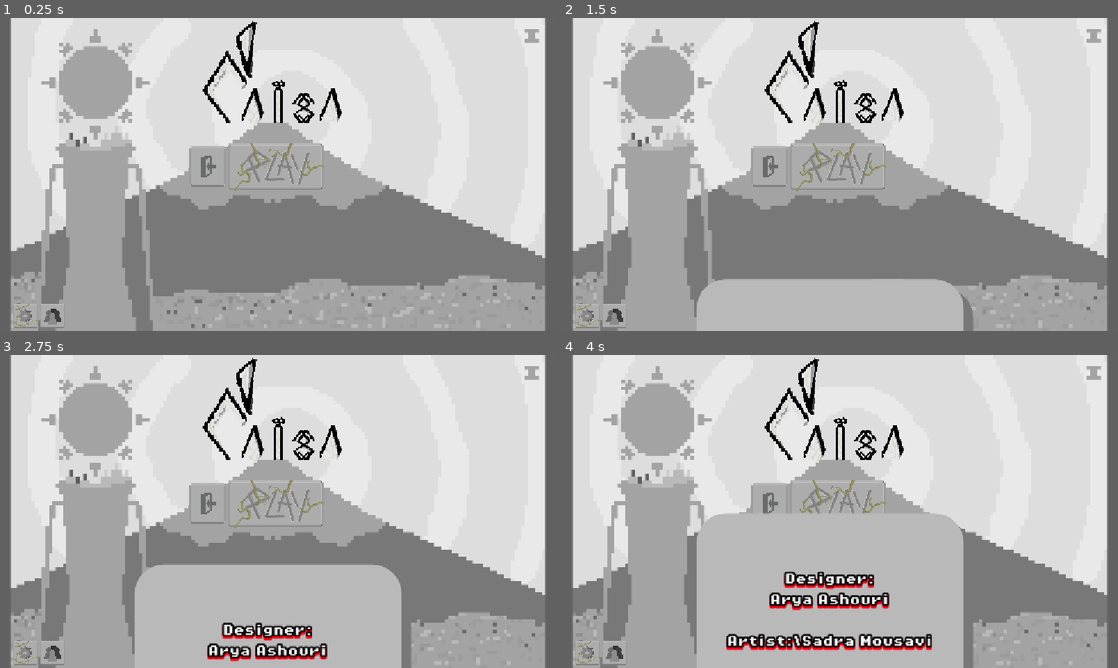
Above: before the commit, frames 1-4 (two rows, left to right).
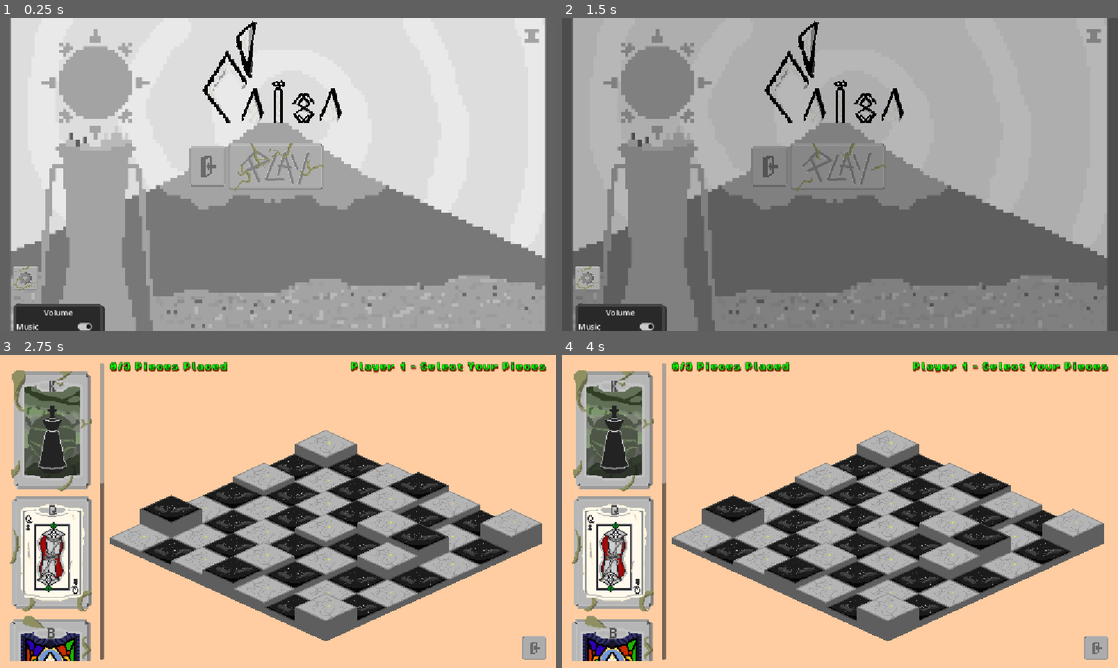
Above: after the commit, the same moments.

Repository: Caiisa-Games/caiisa
Game: Godot game, scene res://scenes/main_menu.tscn
The game is run twice, just before and just after one commit, with the same random seed, the same clock (stepped at 60 frames per second) and the same inputs.
Inputs (mouse positions are in pixels of both pictures, inside the frame that each line leads up to):
- Up to frame 1 (0.25 s): no input
- Up to frame 2 (1.5 s): click (612, 315) at 0.5 s; click (840, 165) at 1.27 s
- Up to frame 3 (2.75 s): click (27, 614) at 2.02 s
- Up to frame 4 (4 s): move the mouse to (962, 495) at 2.77 s; click (962, 495) at 2.92 s; move the mouse to (728, 527) at 3.52 s; click (728, 527) at 3.67 s

The runs differ from the first frame. In frame 1, 1.6% of the frame differs, in the area x 2-19%, y 79-100%; in frame 2, 95%, in the area x 1-99%, y 0-100%; in frame 3, 93%; in frame 4, 92%.

Commit message:
add theme

Diff:
--- a/scenes/main_menu.tscn
+++ b/scenes/main_menu.tscn
@@ -498,16 +498,6 @@
 theme_override_font_sizes/font_size = 64
 text = "KAIISA"
 
-[node name="CreditsButton" type="TextureButton" parent="."]
-layout_mode = 0
-offset_left = 82.0
-offset_top = 592.0
-offset_right = 135.0
-offset_bottom = 642.0
-texture_normal = ExtResource("5_hstxw")
-ignore_texture_size = true
-stretch_mode = 0
-
 [node name="SettingsButton" type="Button" parent="."]
 visible = false
 layout_mode = 0
@@ -596,11 +586,23 @@
 grow_horizontal = 2
 grow_vertical = 2
 
+[node name="CreditsButton" type="TextureButton" parent="."]
+light_mask = 6
+visibility_layer = 30
+z_index = 1
+layout_mode = 0
+offset_left = 82.0
+offset_top = 592.0
+offset_right = 135.0
+offset_bottom = 642.0
+texture_normal = ExtResource("5_hstxw")
+ignore_texture_size = true
+stretch_mode = 0
+
 [node name="SettingsMenu" parent="." instance=ExtResource("31_6h3lr")]
-offset = Vector2(-460, 378)
-transform = Transform2D(1, 0, 0, 1, -460, 378)
-
-[connection signal="pressed" from="CreditsButton" to="." method="_on_credits_button_pressed"]
+offset = Vector2(-460, 300)
+transform = Transform2D(1, 0, 0, 1, -460, 300)
+
 [connection signal="mouse_entered" from="SettingsButton" to="." method="_on_settings_hover"]
 [connection signal="mouse_exited" from="SettingsButton" to="." method="_on_settings_exit"]
 [connection signal="pressed" from="SettingsButton" to="." method="_on_settings_button_pressed"]
@@ -608,3 +610,4 @@
 [connection signal="mouse_entered" from="TextureButton" to="." method="_on_texture_button_mouse_entered"]
 [connection signal="mouse_exited" from="TextureButton" to="." method="_on_texture_button_mouse_exited"]
 [connection signal="pressed" from="TextureButton" to="." method="_on_texture_button_pressed"]
+[connection signal="pressed" from="CreditsButton" to="." method="_on_credits_button_pressed"]
--- a/scenes/settings_menu.tscn
+++ b/scenes/settings_menu.tscn
@@ -245,6 +245,7 @@
 
 [node name="PanelContainer" type="PanelContainer" parent="Button"]
 auto_translate_mode = 1
+z_index = -1
 layout_mode = 0
 offset_left = 5.0
 offset_top = 82.0
@@ -253,6 +254,7 @@
 theme = SubResource("Theme_x0dr5")
 
 [node name="VBoxContainer" type="VBoxContainer" parent="Button/PanelContainer"]
+z_index = 1
 layout_mode = 2
 theme_override_constants/separation = 6
 
